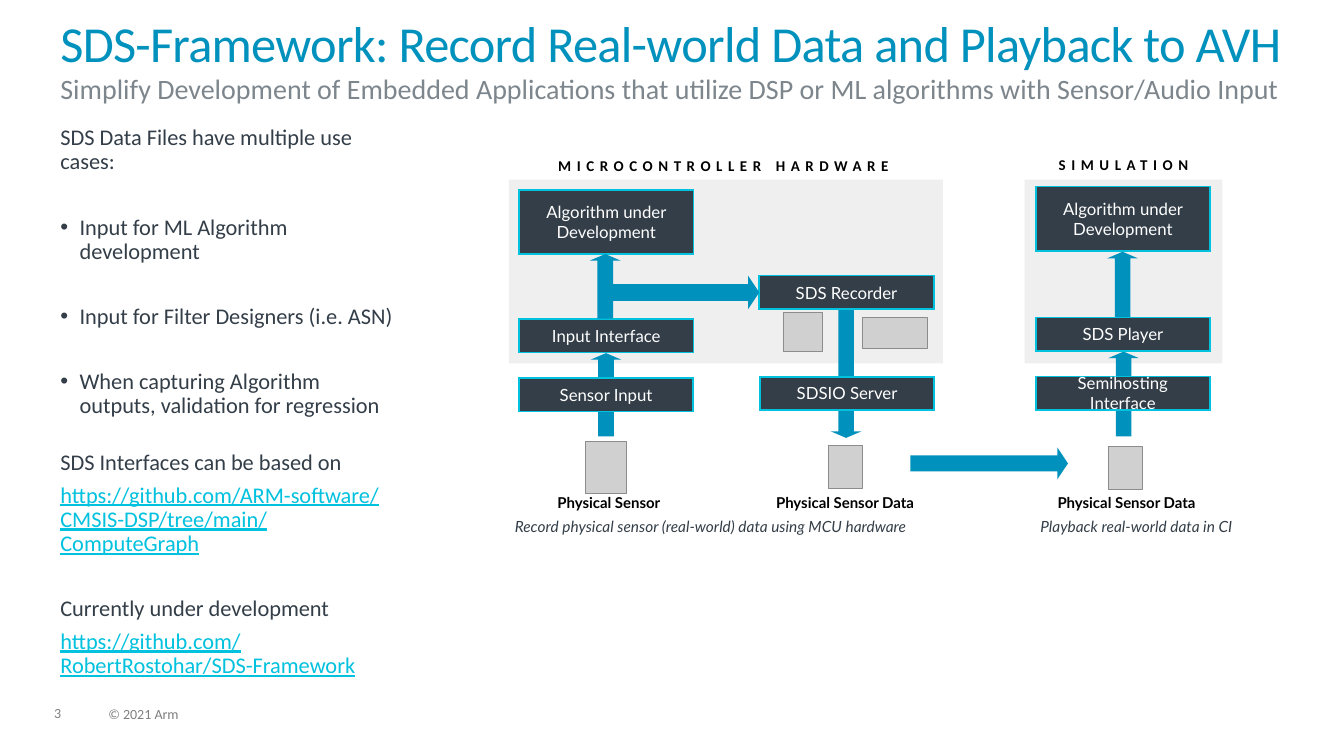
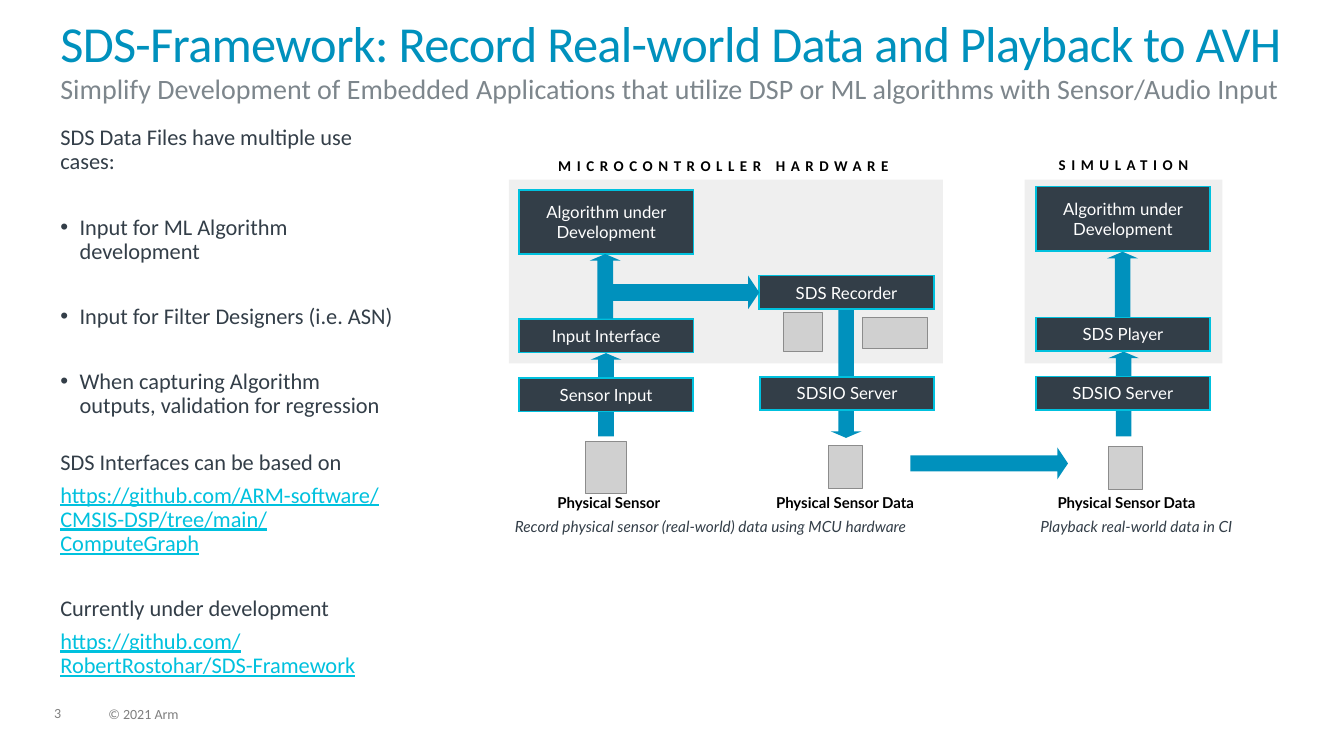
Before and after one commit to ARM-software/SDS-Framework, a slide deck: slide 3 of documentation/images/overview.pptx. Drawn at 1344x756 pixels with LibreOffice and Linux fonts; fonts in the diff are those of the drawing; grey boxes stand for pictures. Boxes give left, top, right and bottom in pixels: in the first picture for what was removed or moved away, otherwise in the second. Text is boxed around its words. In the diff, an @@ line names an element or a change of style, - is before the commit and + after.

Commit message:
Added information about SDSIO interfaces.

```diff
--- a/documentation/images/overview.pptx
+++ b/documentation/images/overview.pptx
@@ text in rectangle at (1072,387,1173,399): text changed @@
-Semihosting Interface
+SDSIO Server
```
Also in this commit, not shown: 1 other file.
